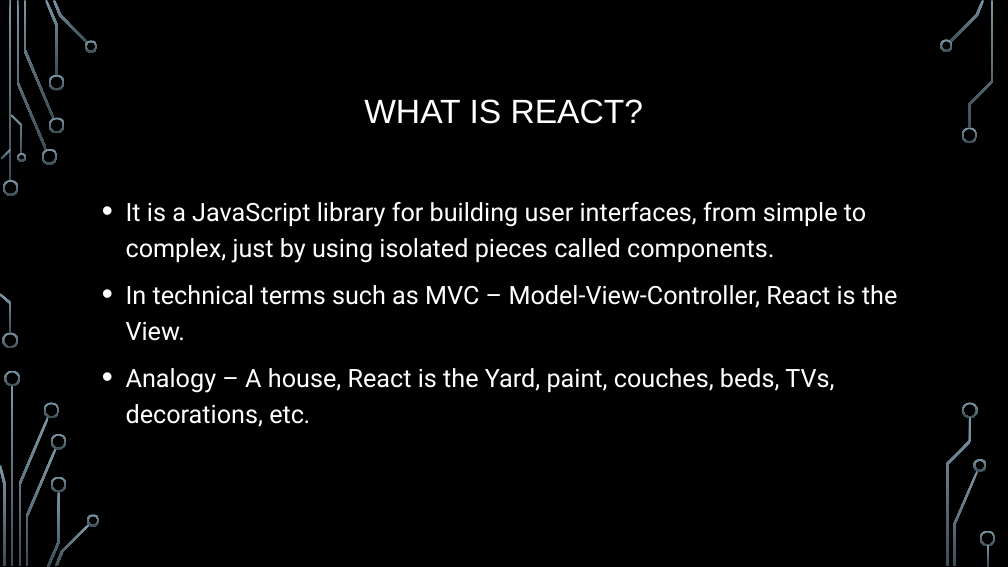
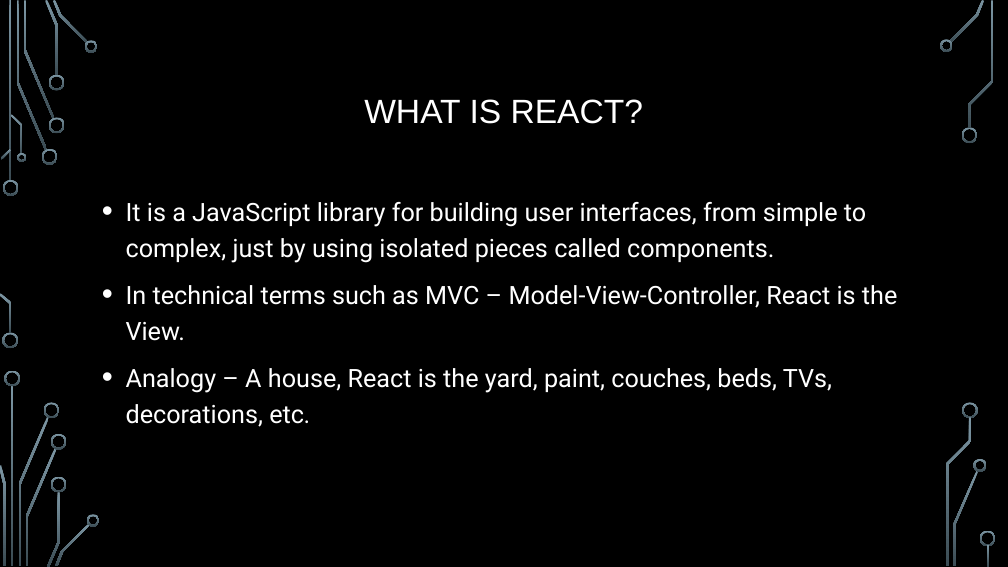
Before and after one commit to kenxwagner/ken_teaches, a slide deck: slide 3 of React/slides/react_lessons_slides.pptx. Drawn at 1008x567 pixels with LibreOffice and Linux fonts; fonts in the diff are those of the drawing; background and template pictures are left out. Boxes give left, top, right and bottom in pixels: in the first picture for what was removed or moved away, otherwise in the second. Text is boxed around its words. In the diff, an @@ line names an element or a change of style, - is before the commit and + after.

Commit message:
Update

```diff
--- a/React/slides/react_lessons_slides.pptx
+++ b/React/slides/react_lessons_slides.pptx
@@ text at [126,368,832,427]: text changed @@
-• Analogy – A house, React is the Yard, paint, couches, beds, TVs, decorations, etc.
+• Analogy – A house, React is the yard, paint, couches, beds, TVs, decorations, etc.
```
